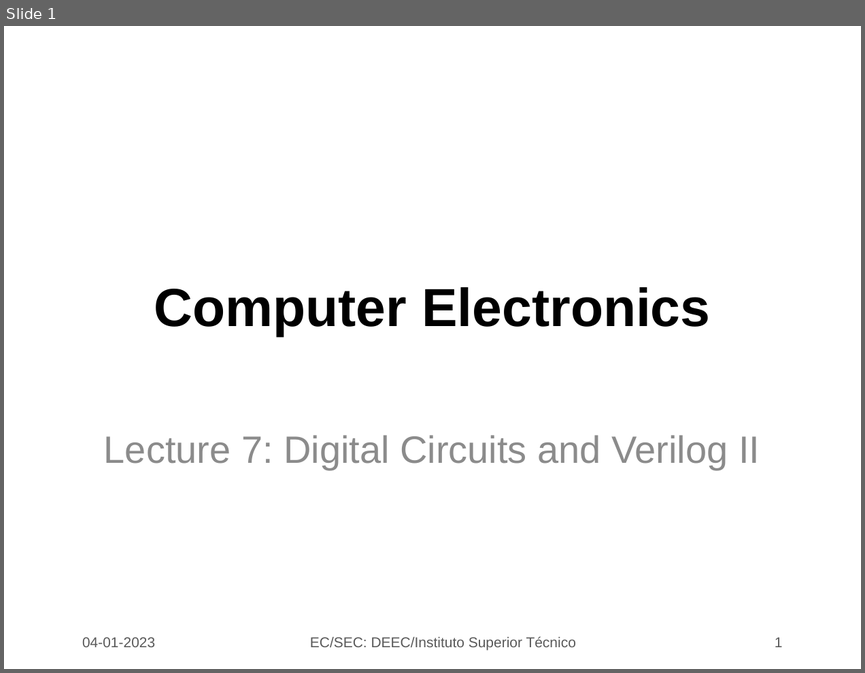
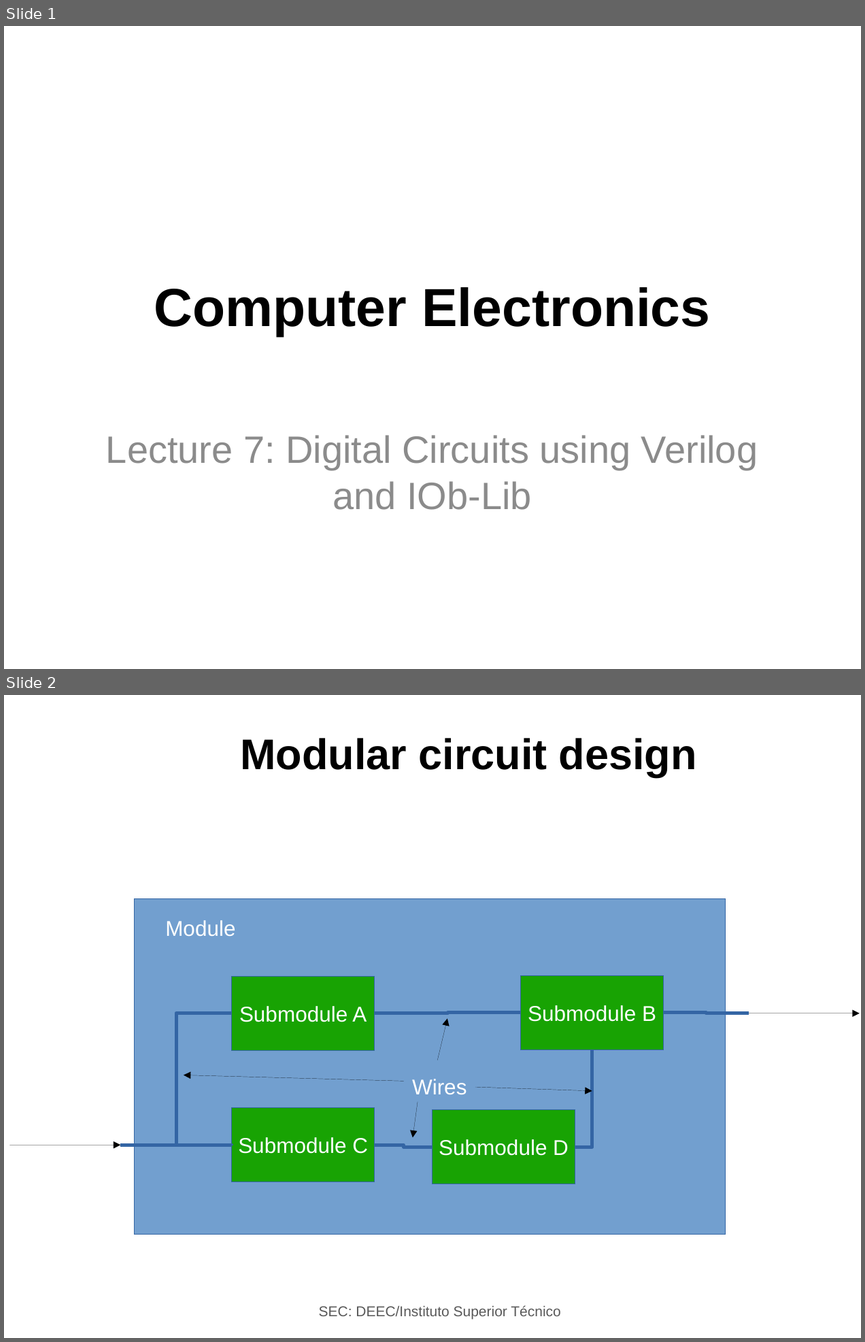
Before and after one commit to jjts/ist-sec, a slide deck: lectures/l7/l7.odp. Shown one above the other, each under a label of ours: slide 1 before the commit, slides 1 and 2 after it. The pictures are 865x673 and 865x1342 pixels, drawn with LibreOffice and Linux fonts; fonts in the diff are those of the drawing; background and template pictures are left out. Boxes give left, top, right and bottom in pixels: in the first picture for what was removed or moved away, otherwise in the second. Text is boxed around its words. In the diff, an @@ line names an element or a change of style, - is before the commit and + after.

```diff
--- a/lectures/l7/l7.odp
+++ b/lectures/l7/l7.odp
@@ slide 2 added at bbox=[4, 695, 861, 1338], background picture (left out) @@
@@ title added at bbox=[240, 738, 697, 777], 36 pt, text #000000, bold @@
+Modular circuit design
@@ rectangle added at bbox=[135, 899, 725, 1234], fill #729FCF, outline #3465A4 0 pt @@
@@ text added at bbox=[165, 920, 235, 936], 18 pt, text #FFFFFF @@
+Module
@@ rectangle added at bbox=[232, 976, 375, 1051], fill #18A303, outline #3465A4 0 pt, 18 pt, text #FFFFFF @@
+Submodule A
@@ rectangle added at bbox=[521, 975, 664, 1050], fill #18A303, outline #3465A4 0 pt, 18 pt, text #FFFFFF @@
+Submodule B
@@ text added at bbox=[749, 978, 861, 1011], 18 pt, text #FFFFFF @@
+OUTPUTS
@@ elbow line added from (120, 1145) to (232, 1013), #3465A4 2.89 pt @@
@@ elbow line added from (374, 1013) to (521, 1013), #3465A4 2.89 pt @@
@@ arrow added from (438, 1060) to (447, 1018), #000000 0 pt @@
@@ elbow line added from (664, 1013) to (749, 1013), #3465A4 2.89 pt @@
@@ arrow added from (749, 1013) to (859, 1013), #000000 0 pt @@
@@ elbow line added from (592, 1050) to (575, 1147), #3465A4 2.89 pt @@
@@ arrow added from (403, 1081) to (183, 1074), #000000 0 pt @@
@@ text added at bbox=[412, 1079, 466, 1095], 18 pt, text #FFFFFF @@
+Wires
@@ arrow added from (418, 1101) to (413, 1137), #000000 0 pt @@
@@ arrow added from (475, 1087) to (592, 1091), #000000 0 pt @@
@@ text added at bbox=[4, 1110, 99, 1143], 18 pt, text #FFFFFF @@
+INPUTS
@@ rectangle added at bbox=[232, 1107, 375, 1182], fill #18A303, outline #3465A4 0 pt, 18 pt, text #FFFFFF @@
+Submodule C
@@ rectangle added at bbox=[432, 1110, 575, 1184], fill #18A303, outline #3465A4 0 pt, 18 pt, text #FFFFFF @@
+Submodule D
@@ arrow added from (10, 1145) to (120, 1145), #000000 0 pt @@
@@ elbow line added from (120, 1145) to (232, 1145), #3465A4 2.89 pt @@
@@ elbow line added from (374, 1145) to (432, 1147), #3465A4 2.89 pt @@
@@ text added at bbox=[319, 1305, 560, 1319], 12 pt, text #595959 @@
+SEC: DEEC/Instituto Superior Técnico
@@ slide 1 changed as well @@
@@ subtitle at bbox=[106, 435, 757, 509]: text changed @@
-Lecture 7: Digital Circuits and Verilog II
+Lecture 7: Digital Circuits using Verilog and IOb-Lib
@@ text removed at bbox=[82, 637, 155, 647] @@
-04-01-2023
@@ text removed at bbox=[310, 636, 576, 650] @@
-EC/SEC: DEEC/Instituto Superior Técnico
@@ page number removed at bbox=[774, 637, 783, 647] @@
-1
```
Also in this commit, not shown: 7 other slides changed, 5 other slides added, 10 slides removed, 3 other files.
